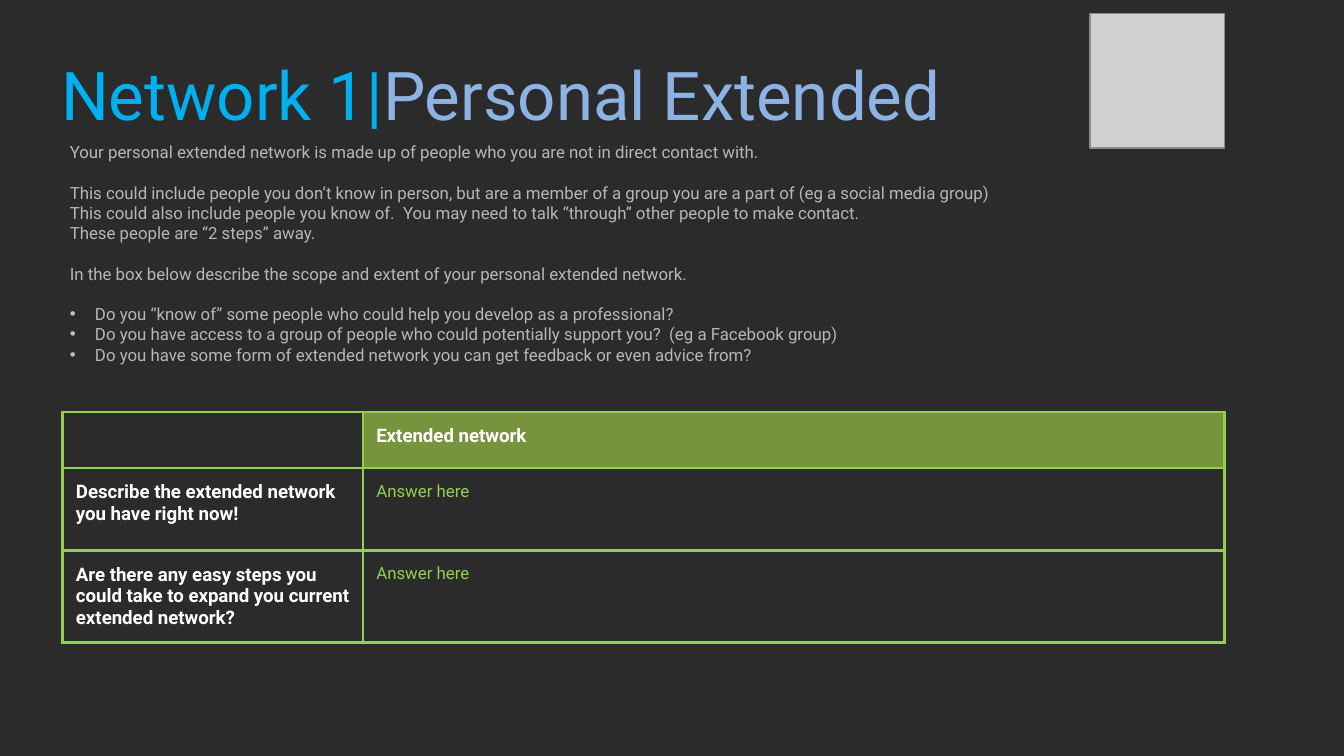
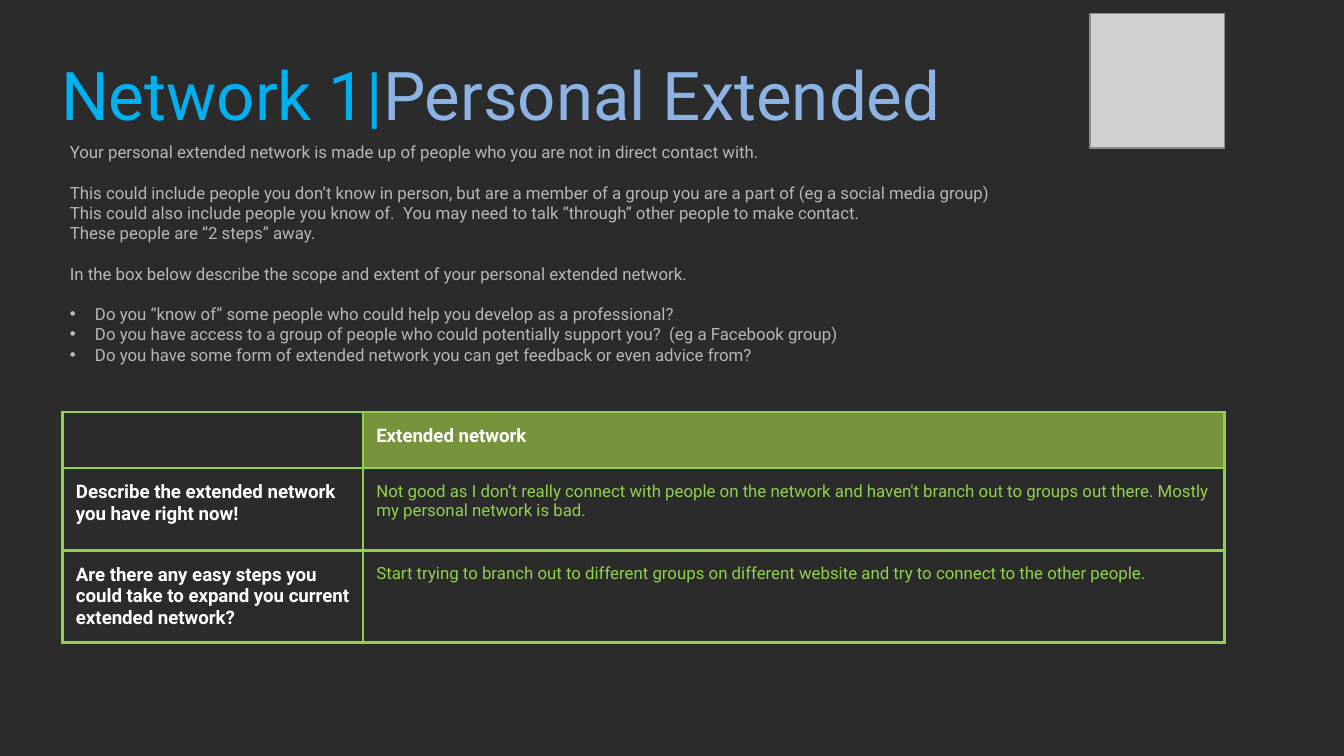
Before and after one commit to Ryszarder/ProfessionalStudies, a slide deck: slide 23 of 2021_Professional_Studies_1_BlakePeck.pptx. Drawn at 1344x756 pixels with LibreOffice and Linux fonts; fonts in the diff are those of the drawing; grey boxes stand for pictures; background and template pictures are left out; a plain dark background stands for a picture behind light text. Boxes give left, top, right and bottom in pixels: in the first picture for what was removed or moved away, otherwise in the second. Text is boxed around its words. In the diff, an @@ line names an element or a change of style, - is before the commit and + after.

Commit message:
from page 20 - 26 are completed

```diff
--- a/2021_Professional_Studies_1_BlakePeck.pptx
+++ b/2021_Professional_Studies_1_BlakePeck.pptx
@@ table at [63,411,1224,646] @@
-row 2, column 2: Answer here
+row 2, column 2: Not good as I don’t really connect with people on the network and haven't branch out to groups out there. Mostly my personal network is bad.
-row 3, column 2: Answer here
+row 3, column 2: Start trying to branch out to different groups on different website and try to connect to the other people.
```
Also in this commit, not shown: 5 other slides changed.
